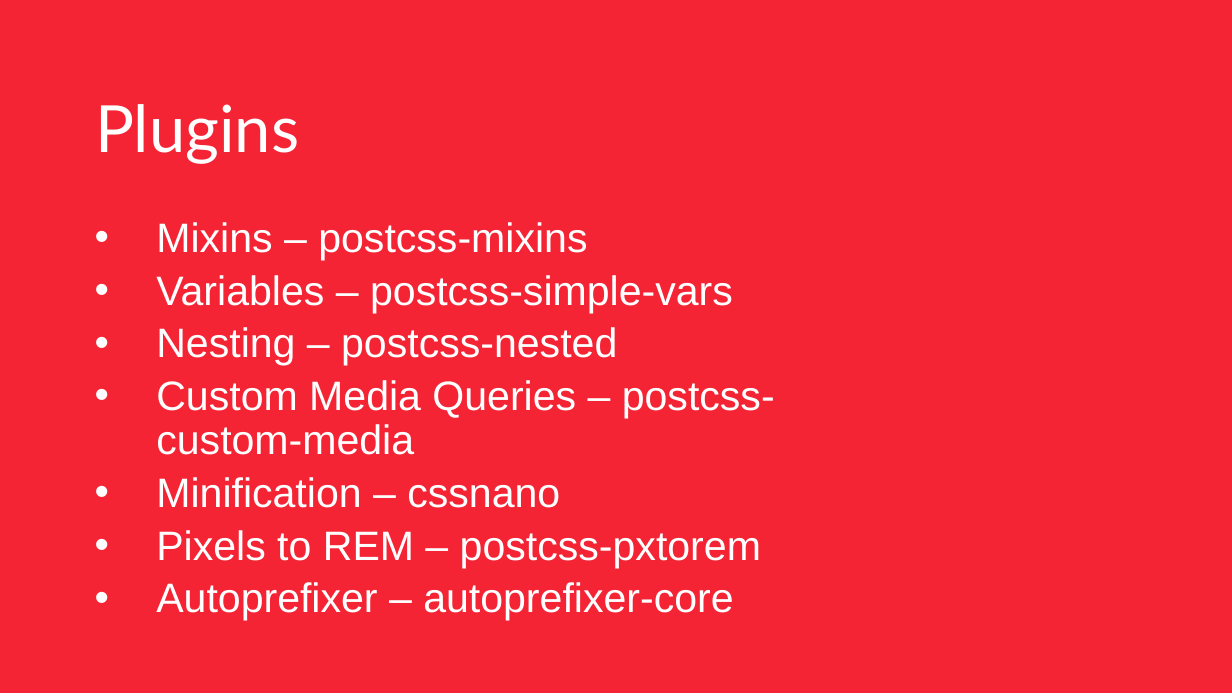
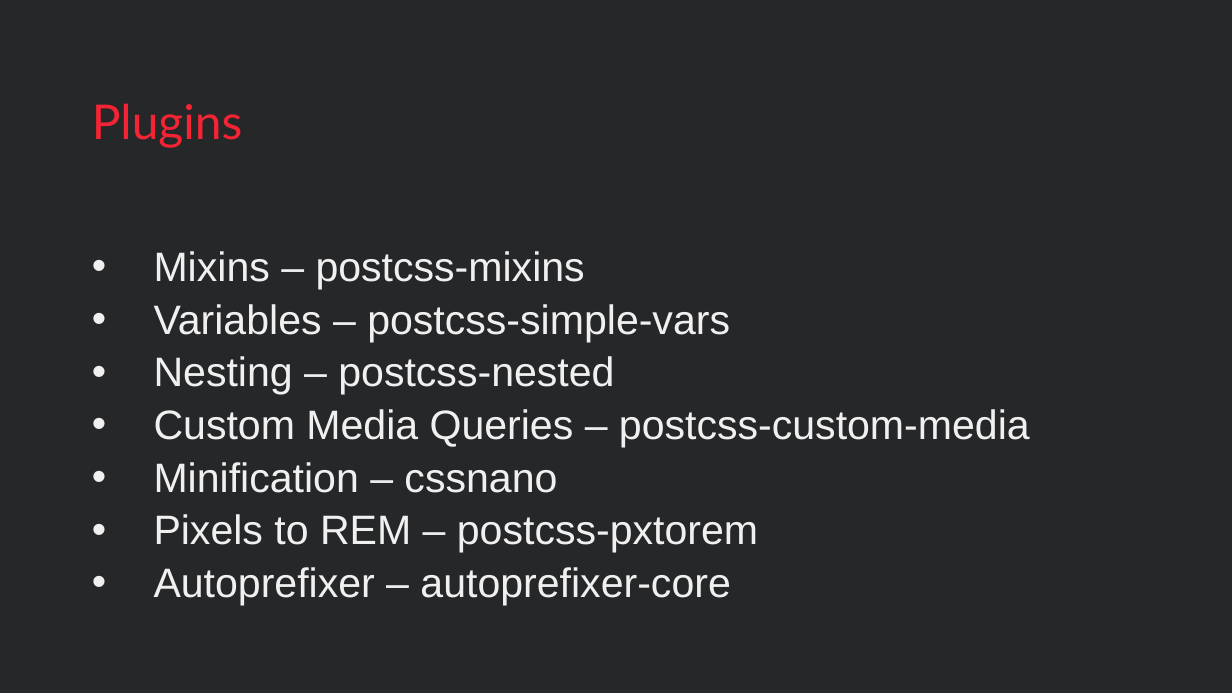
Before and after one commit to mihaeltomic/postcss-presentation, a slide deck: slide 6 of PostCSS.pptx (slide 5 before the commit). Drawn at 1232x693 pixels with LibreOffice and Linux fonts; fonts in the diff are those of the drawing; background and template pictures are left out. Boxes give left, top, right and bottom in pixels: in the first picture for what was removed or moved away, otherwise in the second. Text is boxed around its words. In the diff, an @@ line names an element or a change of style, - is before the commit and + after.

```diff
--- a/PostCSS.pptx
+++ b/PostCSS.pptx
@@ rectangle at bbox=[0, 0, 1232, 692]: fill #F42434 to #262729 @@
@@ title "Plugins" at bbox=[92, 103, 242, 148]: size 38 to 28 pt, text colour #FFFFFF to #F42434 @@
@@ text "Mixins – postcss-mixins": place and size @@
-text "Mixins – postcss-mixins" at bbox=[156, 222, 775, 621]
+text "Mixins – postcss-mixins" at bbox=[154, 251, 1030, 605]
@@ text "Mixins – postcss-mixins" at bbox=[154, 251, 1030, 605]: text colour #FFFFFF to #F0F0F0 @@
```
Also in this commit, not shown: 4 other slides changed.
